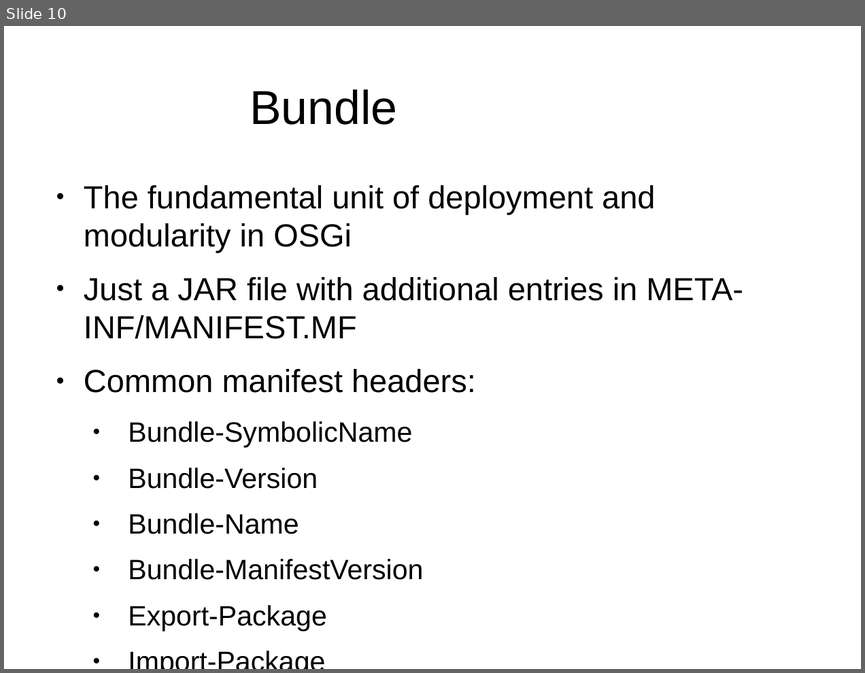
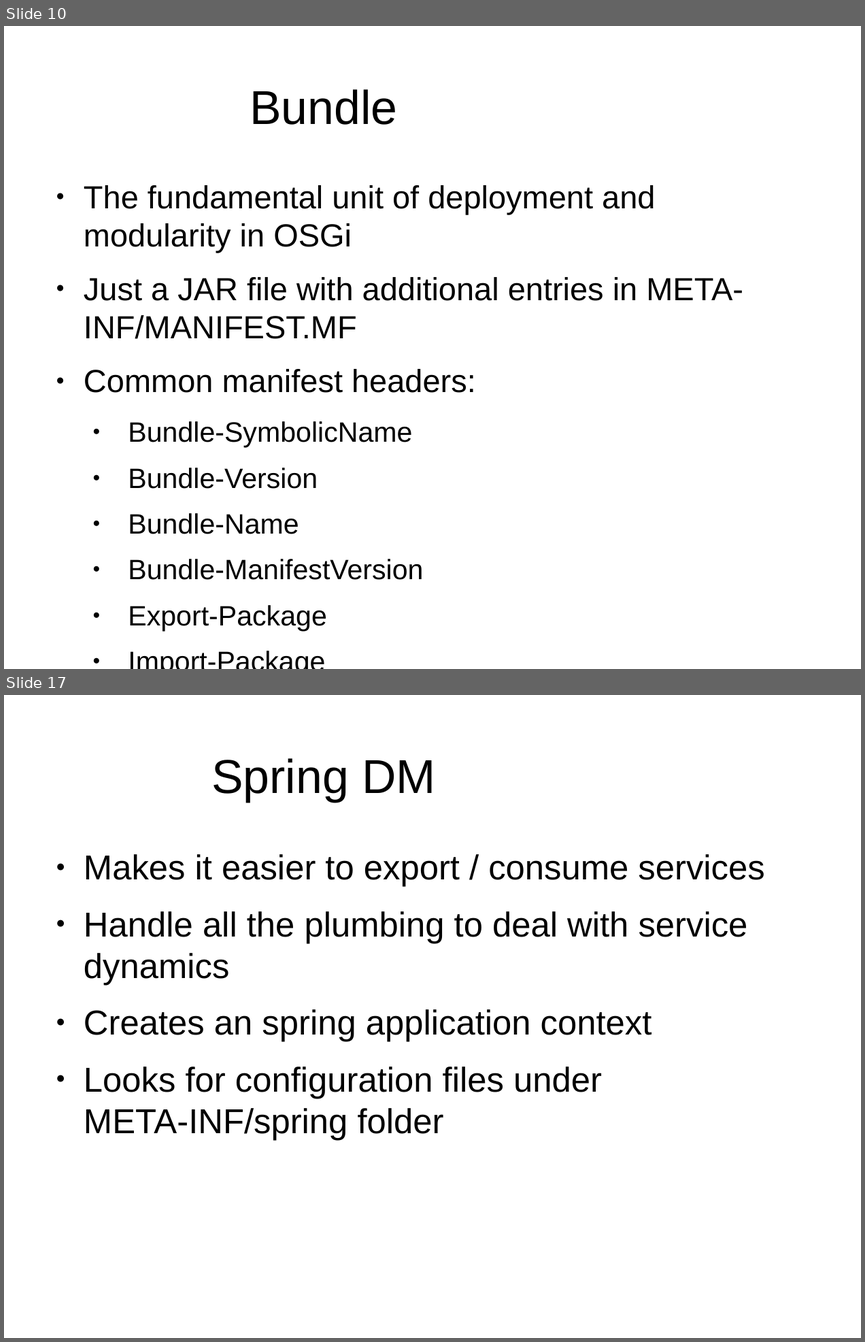
Before and after one commit to gkamal/bojug-osgi-talk, a slide deck: osgi- bojug.odp. Shown one above the other, each under a label of ours: slide 10 before the commit, slides 10 and 17 after it; the slides between them are not shown. The pictures are 865x673 and 865x1342 pixels, drawn with LibreOffice and Linux fonts; fonts in the diff are those of the drawing; background and template pictures are left out. Boxes give left, top, right and bottom in pixels: in the first picture for what was removed or moved away, otherwise in the second. Text is boxed around its words. In the diff, an @@ line names an element or a change of style, - is before the commit and + after.

```diff
--- a/osgi- bojug.odp
+++ b/osgi- bojug.odp
@@ slide 17 added at box(4, 695, 861, 1338), background #FFFFFF @@
@@ title added at box(211, 758, 436, 802), 44 pt, text #000000 @@
+Spring DM
@@ text added at box(84, 854, 764, 1140), 32 pt, text #000000 @@
+● Makes it easier to export / consume services
+● Handle all the plumbing to deal with service dynamics
+● Creates an spring application context
+● Looks for configuration files under META-INF/spring folder
```
Also in this commit, not shown: 1 slide changed, 7 other slides added, 1 slide removed, 20 other files.
